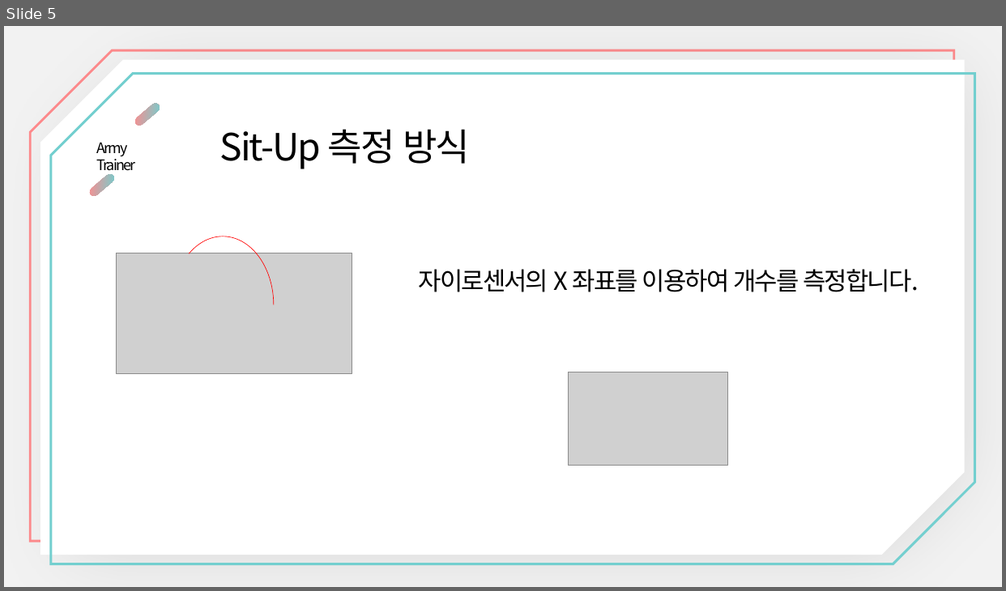
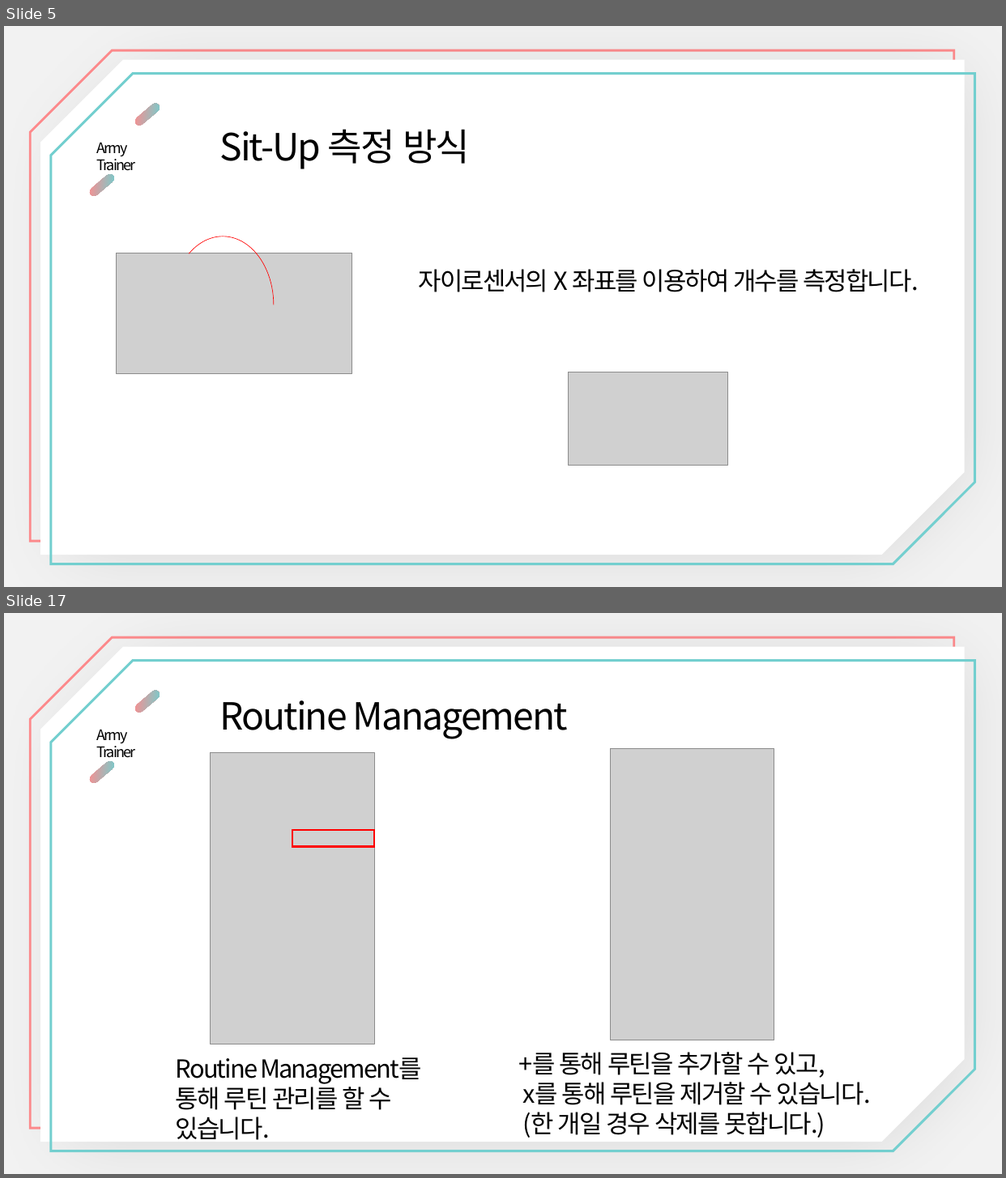
Before and after one commit to nilsys/App_ArmyTrainer_nanglam, a slide deck: PPT/App_ArmyTrainer_nanglam.ppt. Shown one above the other, each under a label of ours: slide 5 before the commit, slides 5 and 17 after it; the slides between them are not shown. The pictures are 1006x591 and 1006x1178 pixels, drawn with LibreOffice and Linux fonts; fonts in the diff are those of the drawing; grey boxes stand for pictures. Boxes give left, top, right and bottom in pixels: in the first picture for what was removed or moved away, otherwise in the second. Text is boxed around its words. In the diff, an @@ line names an element or a change of style, - is before the commit and + after.

```diff
--- a/PPT/App_ArmyTrainer_nanglam.ppt
+++ b/PPT/App_ArmyTrainer_nanglam.ppt
@@ slide 17 added at [4, 613, 1002, 1174], background #F2F2F2 @@
@@ snip diag rect added at [30, 637, 954, 1129], outline #73CFCF 2.25 pt @@
@@ snip diag rect added at [40, 647, 965, 1142], fill #FFFFFF @@
@@ snip diag rect added at [51, 660, 975, 1152], outline #FF8C8E 2.25 pt @@
@@ pill shape added at [134, 689, 161, 714], fill gradient #FF8C8E to #73CFCF @@
@@ text added at [219, 700, 568, 739], 36 pt, text #000000 @@
+Routine Management
@@ text added at [96, 729, 135, 762], 14 pt, text #000000 @@
+Army Trainer
@@ picture added at [211, 753, 374, 1044] @@
@@ picture added at [611, 748, 774, 1040] @@
@@ pill shape added at [88, 760, 116, 785], fill gradient #FF8C8E to #73CFCF @@
@@ rectangle added at [292, 830, 374, 846], outline #FF0000 2 pt @@
@@ text added at [176, 1058, 422, 1140], 24 pt, text #000000 @@
+Routine Management를 통해 루틴 관리를 할 수 있습니다.
@@ text added at [518, 1052, 871, 1138], 24 pt, text #000000 @@
++를 통해 루틴을 추가할 수 있고,
+x를 통해 루틴을 제거할 수 있습니다.
+(한 개일 경우 삭제를 못합니다.)
```
Also in this commit, not shown: 1 slide changed, 16 other slides added, 18 slides removed, 1 other file.
